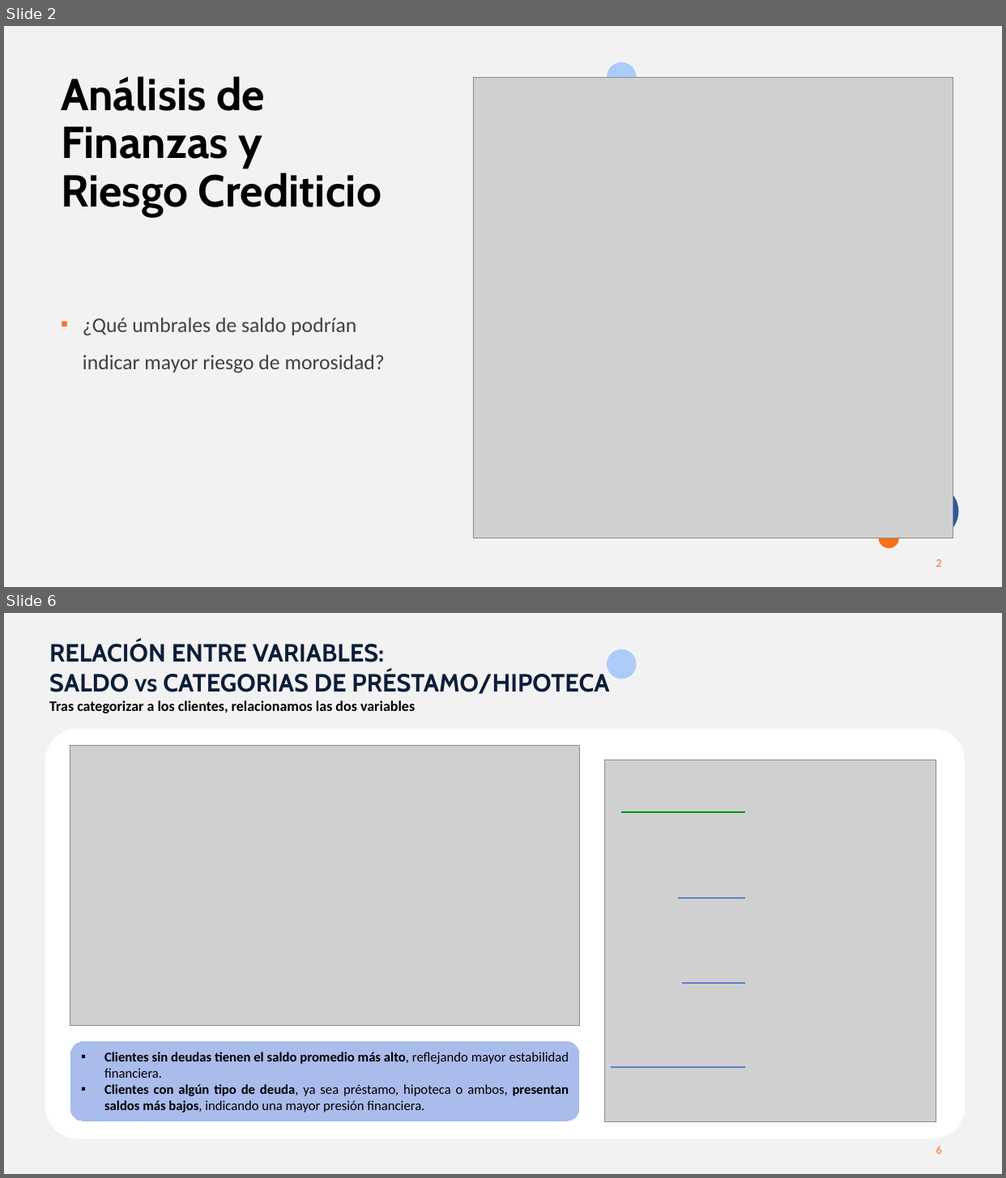
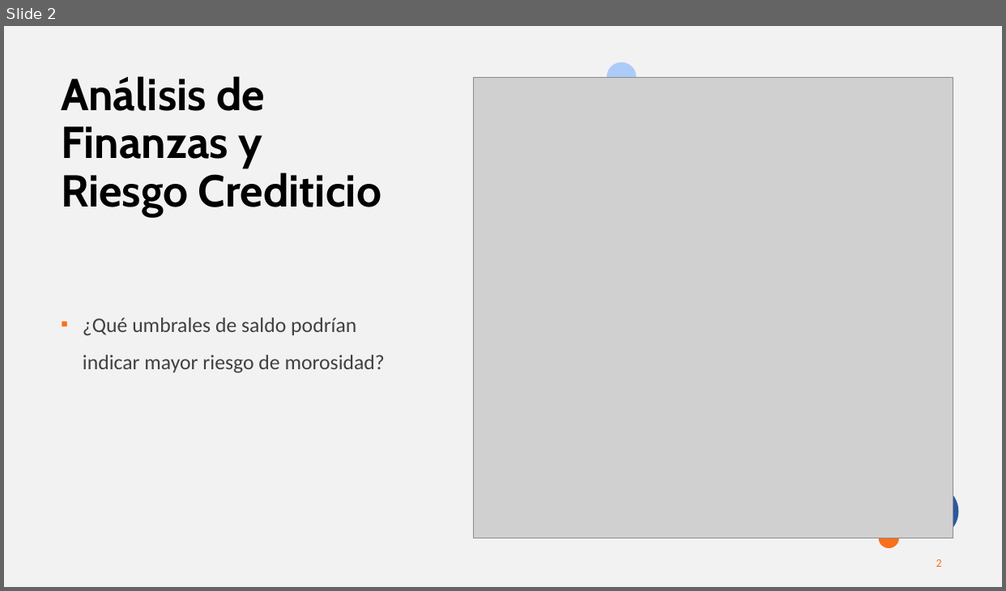
Before and after one commit to MarinaTorba/PersonalDataProrjects, a slide deck: Equip_B/results/S3_Presentacion_Finanzas.pptx. Shown one above the other, each under a label of ours: slides 2 and 6 before the commit, slide 2 after it; the slides between them are not shown. The pictures are 1006x1178 and 1006x591 pixels, drawn with LibreOffice and Linux fonts; fonts in the diff are those of the drawing; grey boxes stand for pictures. Boxes give left, top, right and bottom in pixels: in the first picture for what was removed or moved away, otherwise in the second. Text is boxed around its words. In the diff, an @@ line names an element or a change of style, - is before the commit and + after.

```diff
--- a/Equip_B/results/S3_Presentacion_Finanzas.pptx
+++ b/Equip_B/results/S3_Presentacion_Finanzas.pptx
@@ slide 6 removed at (x1=4, y1=613, x2=1002, y2=1174), background #F2F2F2; not listed: 2 template elements that a slide beside it also shows @@
@@ text removed at (x1=49, y1=641, x2=609, y2=713) @@
-RELACIÓN ENTRE VARIABLES:
-SALDO vs CATEGORIAS DE PRÉSTAMO/HIPOTECA
-Tras categorizar a los clientes, relacionamos las dos variables
@@ rounded rectangle removed at (x1=45, y1=728, x2=965, y2=1139) @@
@@ picture removed at (x1=70, y1=746, x2=580, y2=1026) @@
@@ picture removed at (x1=604, y1=760, x2=936, y2=1122) @@
@@ line removed from (621, 812) to (746, 812) @@
@@ line removed from (679, 898) to (746, 898) @@
@@ line removed from (682, 983) to (746, 983) @@
@@ rounded rectangle removed at (x1=70, y1=1041, x2=580, y2=1122) @@
-▪ Clientes sin deudas tienen el saldo promedio más alto, reflejando mayor estabilidad financiera.
-▪ Clientes con algún tipo de deuda, ya sea préstamo, hipoteca o ambos, presentan saldos más bajos, indicando una mayor presión financiera.
@@ line removed from (612, 1067) to (746, 1067) @@
@@ rectangle removed at (x1=4, y1=1137, x2=214, y2=1174) @@
```
Also in this commit, not shown: 3 slides changed, 3 slides added, 3 other slides removed, 1 other file.
